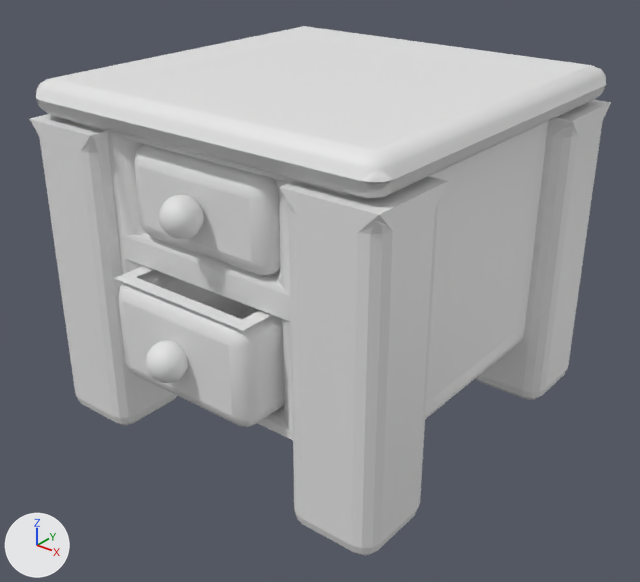
Renders of the Blender file ProyectoCompVisual/blenderModels/mesaCuarto.blend from each side of a commit.
Camera for both pictures: a 50 mm camera at (0.779, -0.996, 0.786) aimed at (0.022, -0.05, 0.2). Every picture has the same lights, and +X, +Y and +Z are marked at lower left.

Names of what the first picture shows: 'mesa', 'mesa.001'.
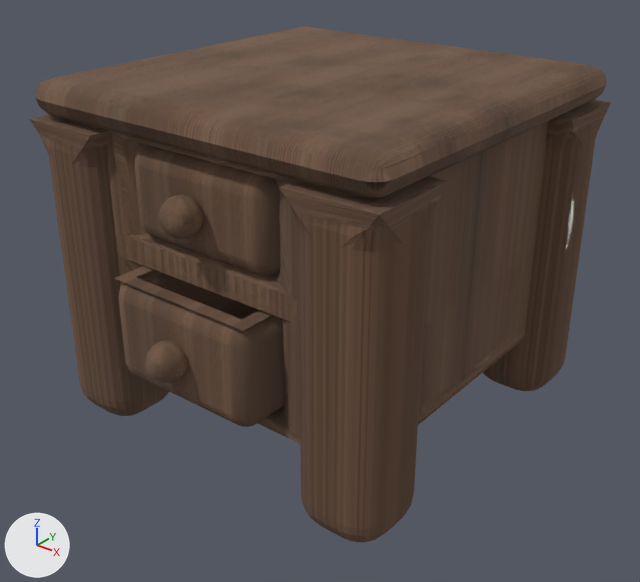
The change, as JSON lines over the scene's bpy script:
```json
{"op": "add", "block": "img_photoreal_wood_06_512x512_png_001", "code": ["img_photoreal_wood_06_512x512_png_001 = load_image('Photoreal_Wood_06-512x512.png.001', 'Textures/Photoreal_Wood_06-512x512.png', 512, 512, 'sRGB')"]}
{"op": "add", "block": "mat_material_001", "code": ["mat_material_001 = bpy.data.materials.new('Material.001')", "# uses the picture img_photoreal_wood_06_512x512_png_001"]}
{"block": "me_plane_013", "where": "me_plane_013.from_pydata(...)  # 12 vertices, 10 faces; spans x -1.14..-0.63, y 0.63..1.15, z -0.04..1.78"}
{"op": "add", "block": "me_plane_013", "code": "me_plane_013.materials.append(mat_material_001)"}
{"block": "me_plane_012", "where": "me_plane_012.from_pydata(...)  # 1036 vertices, 1088 faces; spans x -1.14..1.14, y -1.41..1.14, z 0.41..1.99"}
{"op": "add", "block": "me_plane_012", "code": "me_plane_012.materials.append(mat_material_001)"}
{"block": "ob_mesa_001", "where": "_m = ob_mesa_001.modifiers.new('Bevel', 'BEVEL')"}
{"op": "add", "block": "ob_mesa_001", "code": "_m.width = 0.19"}
{"op": "add", "block": "ob_mesa_001", "code": "_m.width_pct = 0.19"}
{"op": "set", "path": "_m.segments", "old": "3", "new": "6"}
```

Pixel boxes (x1, y1, x2, y2) of what changed, in the pictures (640 x 582 px):
```json
{"object": "mesa", "change": "recoloured", "before": [36, 26, 607, 444], "after": [36, 26, 607, 444], "on screen": "white to brown"}
{"object": "mesa.001", "change": "recoloured, modifiers changed", "before": [29, 100, 611, 556], "after": [29, 100, 611, 542], "on screen": "grey to brown"}
```
